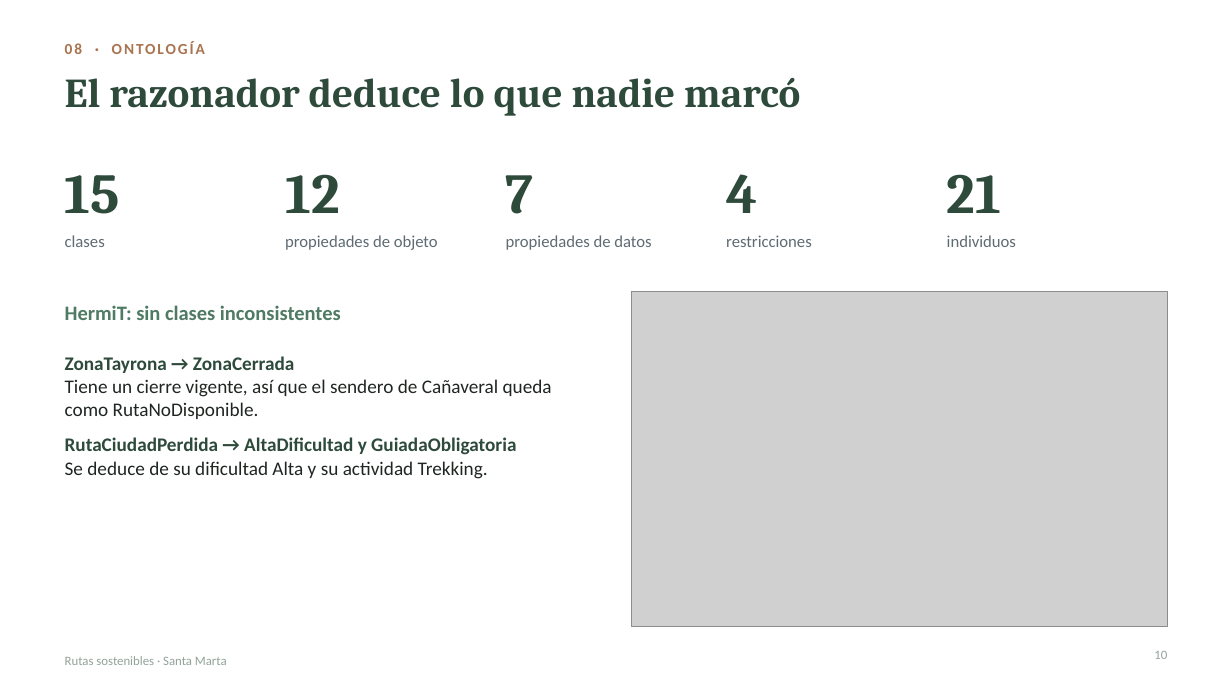
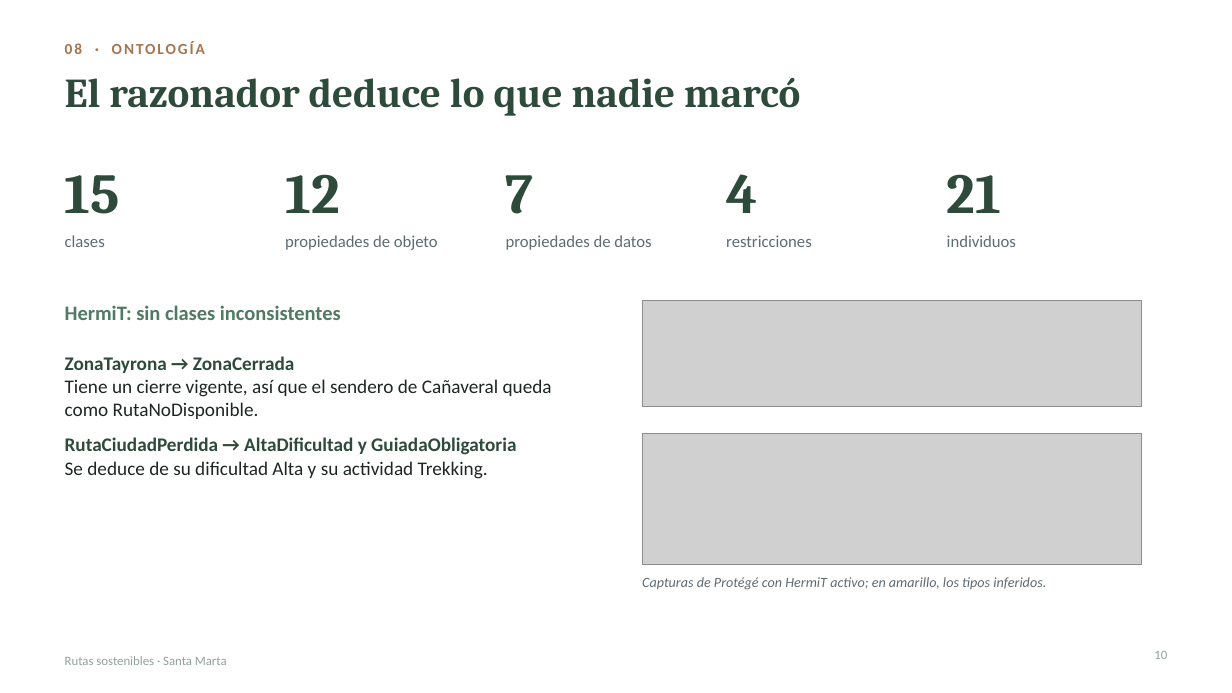
Before and after one commit to Gabi2306/rutas-sostenibles, a slide deck: slide 10 of presentacion/Proyecto_Final_Rutas_Sostenibles.pptx. Drawn at 1232x693 pixels with LibreOffice and Linux fonts; fonts in the diff are those of the drawing; grey boxes stand for pictures. Boxes give left, top, right and bottom in pixels: in the first picture for what was removed or moved away, otherwise in the second. Text is boxed around its words. In the diff, an @@ line names an element or a change of style, - is before the commit and + after.

Commit message:
Presentación: capturas legibles del prototipo y de las inferencias en Protégé

```diff
--- a/presentacion/Proyecto_Final_Rutas_Sostenibles.pptx
+++ b/presentacion/Proyecto_Final_Rutas_Sostenibles.pptx
@@ picture: place and size @@
-picture at box(631, 291, 1167, 627)
+picture at box(642, 300, 1141, 407)
@@ picture added at box(642, 434, 1141, 565) @@
@@ text added at box(642, 577, 1046, 590), 11 pt, text #5E6B73, italic @@
+Capturas de Protégé con HermiT activo; en amarillo, los tipos inferidos.
```
Also in this commit, not shown: 1 other slide changed.
